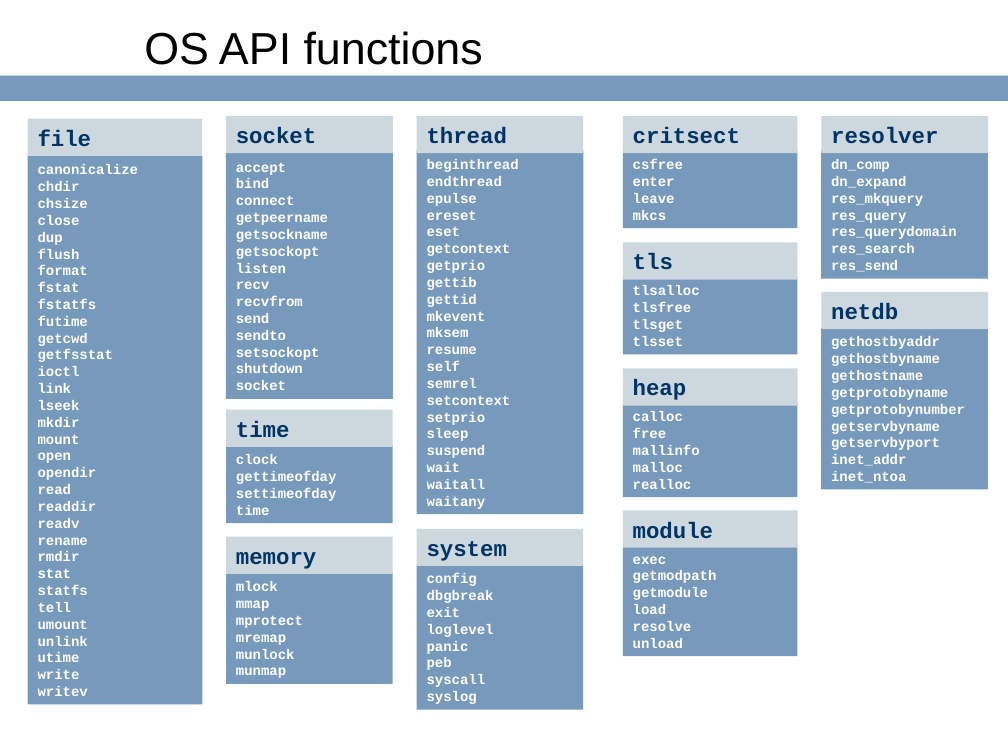
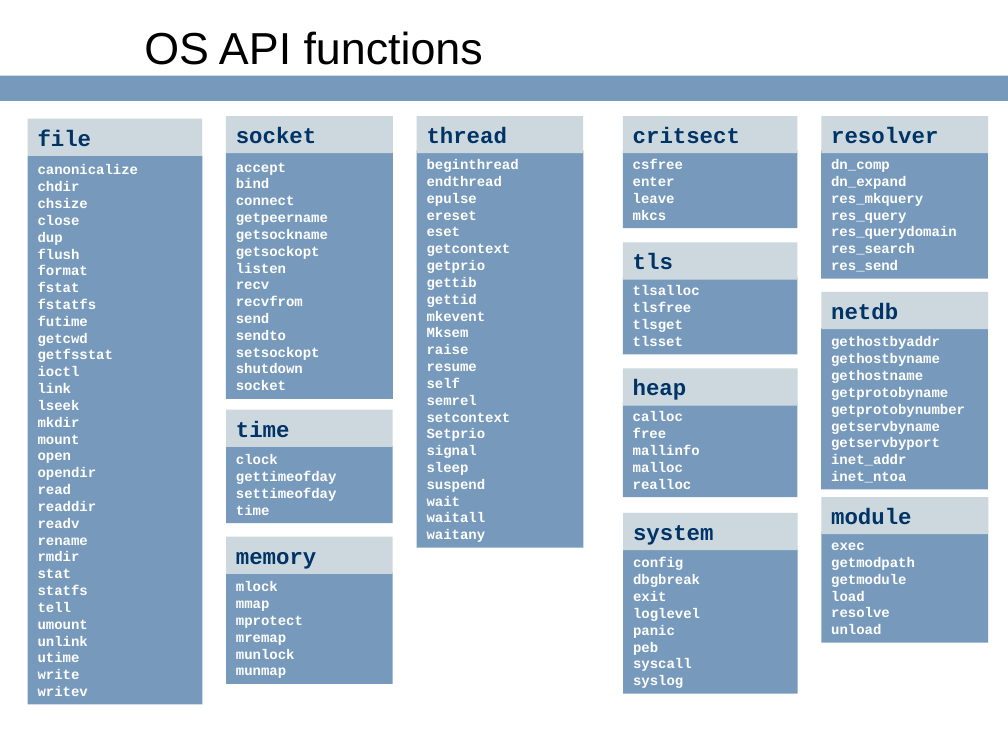
Before and after one commit to ringgaard/sanos, a slide deck: slide 24 of doc/sanostech.ppt. Drawn at 1008x756 pixels with LibreOffice and Linux fonts; fonts in the diff are those of the drawing; background and template pictures are left out. Boxes give left, top, right and bottom in pixels: in the first picture for what was removed or moved away, otherwise in the second. Text is boxed around its words. In the diff, an @@ line names an element or a change of style, - is before the commit and + after.

```diff
--- a/doc/sanostech.ppt
+++ b/doc/sanostech.ppt
@@ rectangle "beginthread": place and size @@
-rectangle "beginthread" at <box>416,150,583,514</box>
+rectangle "beginthread" at <box>416,150,583,547</box>
@@ text in rectangle at <box>427,327,469,354</box>: text changed @@
-mksem
+Mksem
+raise
@@ text in rectangle at <box>427,428,486,458</box>: text changed @@
-setprio
+Setprio
+signal
@@ rectangle "module": place and size @@
-rectangle "module" at <box>623,510,797,547</box>
+rectangle "module" at <box>822,497,989,534</box>
@@ rectangle "system": place and size @@
-rectangle "system" at <box>416,529,583,566</box>
+rectangle "system" at <box>623,513,797,550</box>
@@ rectangle "exec": place and size @@
-rectangle "exec" at <box>623,545,797,656</box>
+rectangle "exec" at <box>822,531,989,642</box>
@@ rectangle "config": place and size @@
-rectangle "config" at <box>416,564,583,710</box>
+rectangle "config" at <box>623,548,797,694</box>
```
Also in this commit, not shown: 6 other slides changed, 3 slides added, 1 slide removed.
